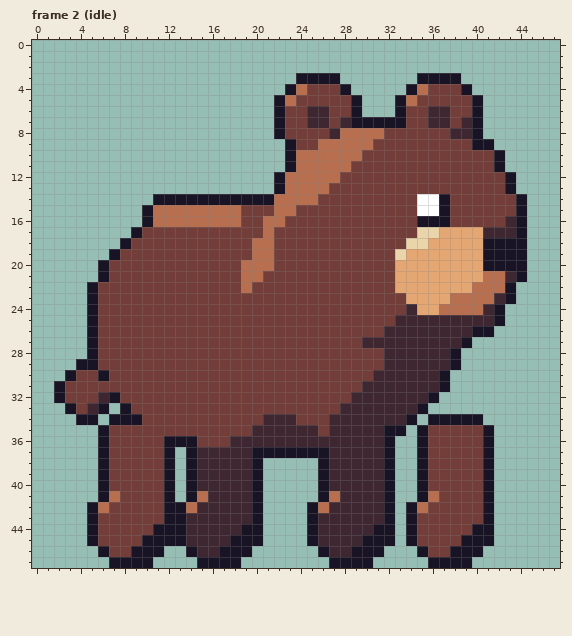
One commit to this pixel-art file: art/antagonists/bear-antagonist.aseprite. The first picture shows the starting point.
48x48 pixels, 30 frames. Shown: frame 2 (idle). The commit also changed other frames, which this record leaves out.
Once edited:
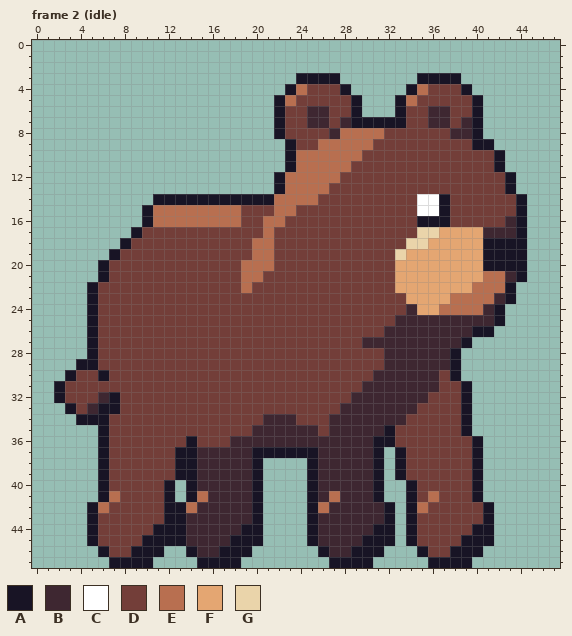
Palette (. is transparent): A #181425  B #3e2731  C #ffffff  D #733e39  E #b86f50  F #e4a672  G #ead4aa
Author's note on the commit: Connect bear limbs continuously to the moving torso
Difference:
--- frame 2 (idle)
@@ x 0..47 @@
 29 ....AADDDDDDDDDDDDDDDDDDDDDDDDDDBBBBBBA.........
-30 ...ADDADDDDDDDDDDDDDDDDDDDDDDDDBBBBBBA..........
-31 ..ADDDDDDDDDDDDDDDDDDDDDDDDDDDBBBBBBBA..........
-32 ..ADDDBADDDDDDDDDDDDDDDDDDDDDBBBBBBBA...........
-33 ...ADBA.ADDDDDDDDDDDDDDDDDDDBBBBBBBA............
-34 ....AA.AAADDDDDDDDDDDBBBDDDBBBBBBBA.AAAAA.......
-35 ......ADDDDDDDDDDDDDBBBBBBDBBBBBAA.ADDDDDA......
-36 ......ADDDDDAAADDDBBBBBBBBBBBBBBA..ADDDDDA......
-37 ......ADDDDDA.ABBBBBAAAAAAABBBBBA..ADDDDDA......
-38 ......ADDDDDA.ABBBBBA.....ABBBBBA..ADDDDDA......
-39 ......ADDDDDA.ABBBBBA.....ABBBBBA..ADDDDDA......
-40 ......ADDDDDA.ABBBBBA.....ABBBBBA..ADDDDDA......
-41 ......AEDDDDA.AEBBBBA.....AEBBBBA..AEDDDDA......
+30 ...ADDADDDDDDDDDDDDDDDDDDDDDDDDBBBBBBDA.........
+31 ..ADDDDDDDDDDDDDDDDDDDDDDDDDDDBBBBBBBDDA........
+32 ..ADDDBADDDDDDDDDDDDDDDDDDDDDBBBBBBBDDDA........
+33 ...ADBAADDDDDDDDDDDDDDDDDDDDBBBBBBBDDDDA........
+34 ....AAADDDDDDDDDDDDDDBBBDDDBBBBBBBDDDDDA........
+35 ......ADDDDDDDDDDDDDBBBBBBDBBBBBADDDDDDA........
+36 ......ADDDDDDDADDDBBBBBBBBBBBBBAADDDDDDDA.......
+37 ......ADDDDDDAABBBBBAAAAAABBBBBA.ADDDDDDA.......
+38 ......ADDDDDDAABBBBBA....ABBBBBA.ADDDDDDA.......
+39 ......ADDDDDDAABBBBBA....ABBBBBA.ADDDDDDA.......
+40 ......ADDDDDA.ABBBBBA....ABBBBBA..ADDDDDA.......
+41 ......AEDDDDA.AEBBBBA....ABEBBBA..ADEDDDA.......
 42 .....AEDDDDDAAEBBBBBA....AEBBBBBA.AEDDDDDA......
Pixel boxes of the changes (left, top, right, bottom) in both pictures:
changed: (373, 370, 494, 502)
changed: (98, 403, 186, 480)
changed: (307, 447, 329, 502)
